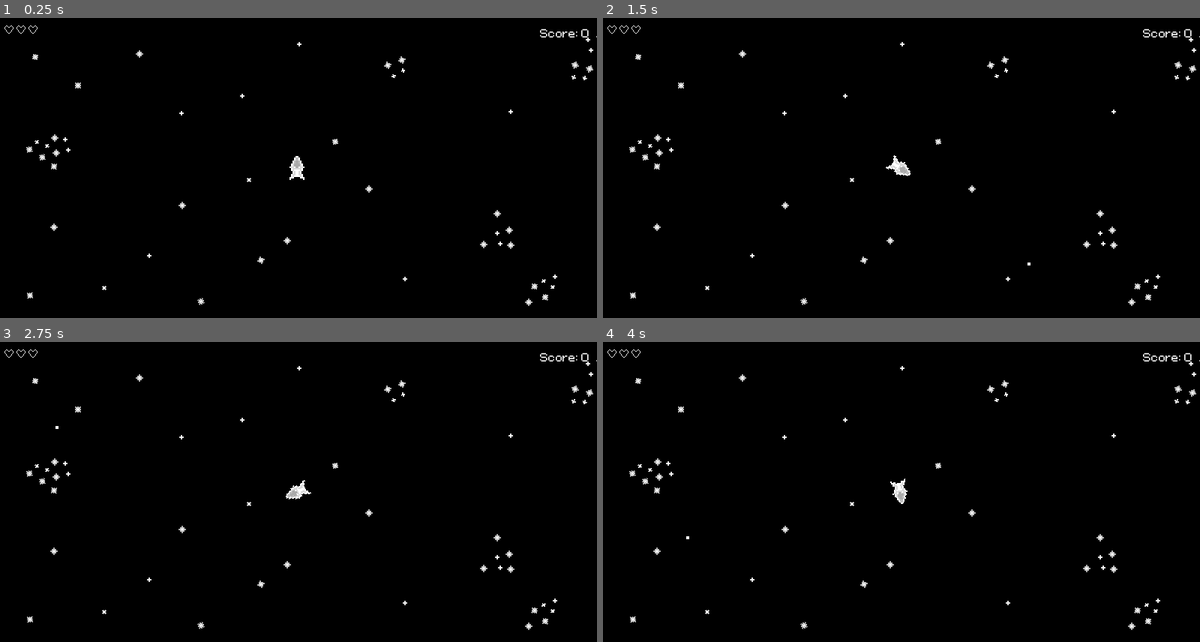
Above: before the commit, frames 1-4 (two rows, left to right).
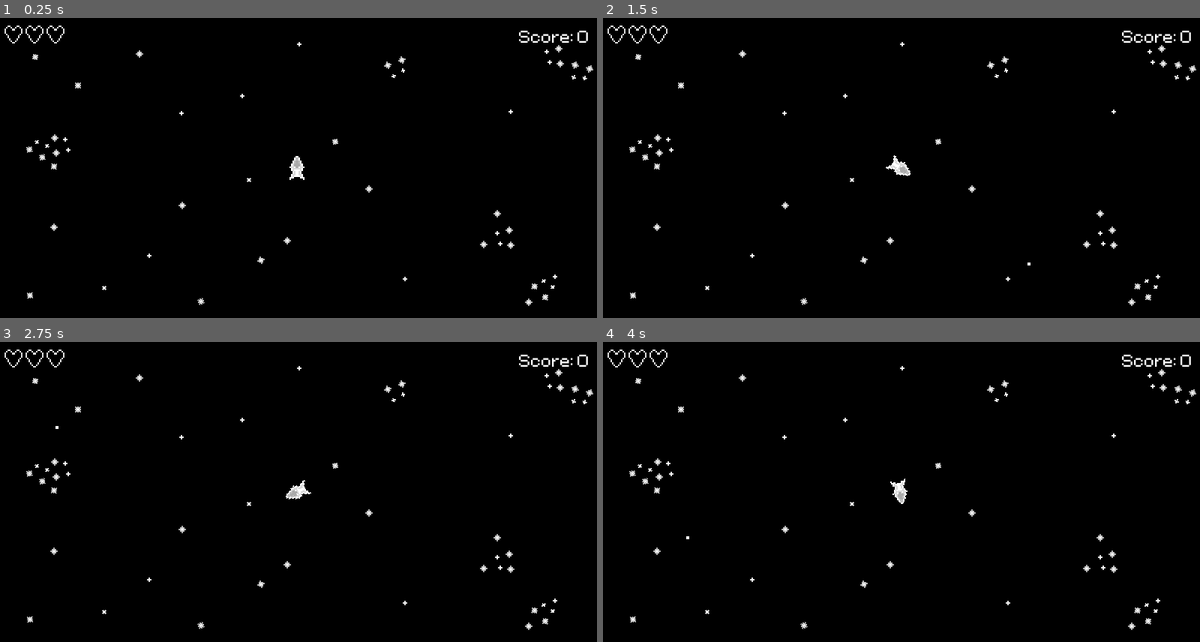
Above: after the commit, the same moments.

Repository: Snake210993/asteroid-shooter--learning_project-
Game: Godot game, scene res://core/scenes/asteroid_game.tscn
Same seed, same stepped clock (60 frames per second), same inputs: the game is played once before the commit and once after it.
Inputs (mouse positions are in pixels of both pictures, inside the frame that each line leads up to):
- Up to frame 1 (0.25 s): no input
- Up to frame 2 (1.5 s): tap Enter at 0.5 s; move the mouse to (1032, 153) at 0.52 s; hold Right (Right) 0.53-1.25 s; tap Space (Fire) at 0.6 s; click (1032, 153) at 0.67 s; drag from (782, 183) to (991, 99) at 1.27 s
- Up to frame 3 (2.75 s): tap Space (Fire) at 2 s; move the mouse to (358, 426) at 2.02 s; hold Right (Right) from 2.03 s (still down); tap Delete at 2.1 s
- Up to frame 4 (4 s): release Right (Right) at 2.75 s; drag from (871, 552) to (722, 447) at 2.77 s; tap Enter at 3.5 s; move the mouse to (1080, 537) at 3.52 s; hold Left (Left) from 3.53 s (still down); tap C at 3.6 s

The runs differ from the first frame. In frame 1, 0.5% of the frame differs, in the area x 0-100%, y 2-17%; in frame 2, 0.5%; in frame 3, 0.5%; in frame 4, 0.5%.

Commit message:
refined game over
button added back to menu (no functionality)

score gets shown (game over is passiv [exposes functions to be manipulated] - gamemanager (main) calls the game over)

Diff:
--- a/core/UI/game_over.tscn
+++ b/core/UI/game_over.tscn
@@ -1,6 +1,7 @@
-[gd_scene load_steps=2 format=3 uid="uid://vj3q43cry6oj"]
+[gd_scene load_steps=3 format=3 uid="uid://vj3q43cry6oj"]
 
 [ext_resource type="Theme" uid="uid://bvudsuymnp2kj" path="res://core/resources/theme/asteroid_theme.tres" id="1_wn8tq"]
+[ext_resource type="Script" uid="uid://gflvjwo2hpyp" path="res://core/UI/scripts/game_over.gd" id="2_wivmr"]
 
 [node name="Game_Over" type="Control"]
 layout_mode = 3
@@ -10,6 +11,7 @@
 grow_horizontal = 2
 grow_vertical = 2
 theme = ExtResource("1_wn8tq")
+script = ExtResource("2_wivmr")
 
 [node name="MarginContainer" type="MarginContainer" parent="."]
 layout_mode = 1
@@ -19,7 +21,29 @@
 grow_horizontal = 2
 grow_vertical = 2
 
-[node name="Label" type="Label" parent="MarginContainer"]
+[node name="VBoxContainer" type="VBoxContainer" parent="MarginContainer"]
 layout_mode = 2
 size_flags_horizontal = 4
+size_flags_vertical = 4
+theme_override_constants/separation = 10
+
+[node name="game_over_text" type="Label" parent="MarginContainer/VBoxContainer"]
+layout_mode = 2
+size_flags_horizontal = 4
+theme_override_font_sizes/font_size = 30
 text = "Game Over!"
+
+[node name="HBoxContainer" type="HBoxContainer" parent="MarginContainer/VBoxContainer"]
+layout_mode = 2
+
+[node name="Score_text" type="Label" parent="MarginContainer/VBoxContainer/HBoxContainer"]
+layout_mode = 2
+text = "Score:"
+
+[node name="Score" type="Label" parent="MarginContainer/VBoxContainer/HBoxContainer"]
+layout_mode = 2
+
+[node name="back_to_menu" type="Button" parent="MarginContainer/VBoxContainer"]
+layout_mode = 2
+text = "Back to Menu"
+flat = true
--- /dev/null
+++ b/core/UI/scripts/game_over.gd
@@ -0,0 +1,13 @@
+extends Control
+@onready var score: Label = $MarginContainer/VBoxContainer/HBoxContainer/Score
+
+
+
+func update_score() -> void:
+	score.text = str(GLOBAL_DATA.points)
+
+func show_game_over() -> void:
+	visible = true
+
+func hide_game_over() -> void:
+	visible = false
--- a/core/UI/scripts/ui_game.gd
+++ b/core/UI/scripts/ui_game.gd
@@ -11,7 +11,7 @@
 func _ready() -> void:
 	update_score(GLOBAL_DATA.points)
 	update_lives(3)
-	respawn_panel.visible = false
+	hide_respawn_panel()
 
 func update_score(points: int) -> void:
 	score_value.text = str(points)
--- a/core/UI/ui_game.tscn
+++ b/core/UI/ui_game.tscn
@@ -32,6 +32,7 @@
 
 [node name="Life" type="TextureRect" parent="MarginContainer/Lives_Container"]
 texture_filter = 1
+custom_minimum_size = Vector2(24, 24)
 layout_mode = 2
 size_flags_horizontal = 4
 size_flags_vertical = 0
@@ -39,6 +40,7 @@
 
 [node name="Life2" type="TextureRect" parent="MarginContainer/Lives_Container"]
 texture_filter = 1
+custom_minimum_size = Vector2(24, 24)
 layout_mode = 2
 size_flags_horizontal = 4
 size_flags_vertical = 0
@@ -46,6 +48,7 @@
 
 [node name="Life3" type="TextureRect" parent="MarginContainer/Lives_Container"]
 texture_filter = 1
+custom_minimum_size = Vector2(24, 24)
 layout_mode = 2
 size_flags_horizontal = 4
 size_flags_vertical = 0
--- a/core/resources/theme/asteroid_theme.tres
+++ b/core/resources/theme/asteroid_theme.tres
@@ -4,3 +4,5 @@
 
 [resource]
 default_font = ExtResource("1_uys0y")
+Label/font_sizes/font_size = 23
+Label/fonts/font = ExtResource("1_uys0y")
--- a/core/scenes/asteroid_game.tscn
+++ b/core/scenes/asteroid_game.tscn
@@ -17,7 +17,7 @@
 anchor_mode = 0
 
 [node name="PlayerShip" parent="." instance=ExtResource("1_ku4n5")]
-position = Vector2(331, 158)
+position = Vector2(400, 200)
 
 [node name="Asteroid_Spawner" parent="." instance=ExtResource("3_hi4l2")]
 
--- a/core/scenes/objects/backgrounds.tscn
+++ b/core/scenes/objects/backgrounds.tscn
@@ -48,7 +48,7 @@
 
 [node name="Stars6" type="Sprite2D" parent="."]
 texture_filter = 1
-position = Vector2(795, 36)
+position = Vector2(740, 52)
 rotation = 3.1415927
 scale = Vector2(2, 2)
 texture = ExtResource("1_37hwt")
--- a/core/scenes/objects/script/asteroid.gd
+++ b/core/scenes/objects/script/asteroid.gd
@@ -8,6 +8,7 @@
 const MAX_FRACTURE_AMOUNT = 3
 
 signal has_fractured_spawn_small_asteroids
+signal receive_points
 
 var fracture_amount
 
@@ -54,5 +55,6 @@
 	has_fractured_spawn_small_asteroids.emit(fracture_amount, global_position, linear_velocity)
 	GLOBAL_DATA.asteroids.erase(self)
 	GLOBAL_DATA.points += 40
+	receive_points.emit()
 	print("large asteroid died - replace with sound")
 	queue_free()
--- a/core/scenes/objects/script/asteroid_game.gd
+++ b/core/scenes/objects/script/asteroid_game.gd
@@ -13,6 +13,10 @@
 	respawn_panel.connect("respawn", Callable(self, "_on_respawn_requested"))
 	respawn_panel.connect("button_no", Callable(self, "_on_end_requested"))
 
+
+	_update_ui()
+
+func _on_receive_points() -> void:
 	_update_ui()
 
 func _update_ui() -> void:
@@ -35,7 +39,8 @@
 		_show_game_over()
 
 func _show_game_over() -> void:
-	game_over.visible = true
+	game_over.update_score()
+	game_over.show_game_over()
 
 func _on_respawn_requested() -> void:
 	if state != "WaitingForRespawn":
--- a/core/scenes/objects/script/asteroid_spawner.gd
+++ b/core/scenes/objects/script/asteroid_spawner.gd
@@ -5,6 +5,8 @@
 
 const ASTEROID_LARGE = preload("res://core/scenes/objects/large_asteroid.tscn")
 const ASTEROID_SMALL = preload("res://core/scenes/objects/small_asteroid.tscn")
+
+@onready var asteroid_root_node: Node = $".."
 
 
 const MAX_TORQUE : int = 3000
@@ -88,6 +90,7 @@
 	new_asteroid.torque = randi_range(MIN_TORQUE, MAX_TORQUE)
 	new_asteroid.rotation = randi_range(0, MAX_ROTATION)
 	new_asteroid.has_fractured_spawn_small_asteroids.connect(Callable(self, "_has_fractured_spawn_small_asteroids"))
+	new_asteroid.receive_points.connect(Callable(asteroid_root_node, "_on_receive_points"))
 	add_child(new_asteroid)
 
 	GLOBAL_DATA.asteroids.push_back(new_asteroid)
@@ -100,6 +103,7 @@
 		new_small_asteroid.thrust = velocity + deviation_vector
 		new_small_asteroid.torque = randi_range(MIN_TORQUE, MAX_TORQUE)
 		new_small_asteroid.rotation = randi_range(0, MAX_ROTATION)
+		new_small_asteroid.receive_points.connect(Callable(asteroid_root_node, "_on_receive_points"))
 		add_child(new_small_asteroid)
 		GLOBAL_DATA.asteroids.push_back(new_small_asteroid)
 
--- a/core/scenes/objects/script/small_asteroid.gd
+++ b/core/scenes/objects/script/small_asteroid.gd
@@ -4,6 +4,7 @@
 	GLOBAL_DATA.asteroids.erase(self)
 	queue_free()
 	GLOBAL_DATA.points += 20
+	receive_points.emit()
 	print("small asteroid died - replace with audio")
 
 func _ready() -> void:
Not shown, added: core/UI/scripts/game_over.gd.uid
